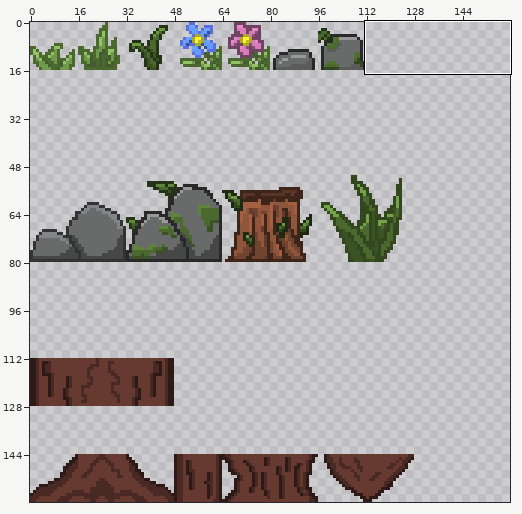
File history of a sprite sheet, Assets/Environment/Jungle_Tileset.png. The first picture is a wide view before the edit; the outline marks the close-up.
Close-up. Before:
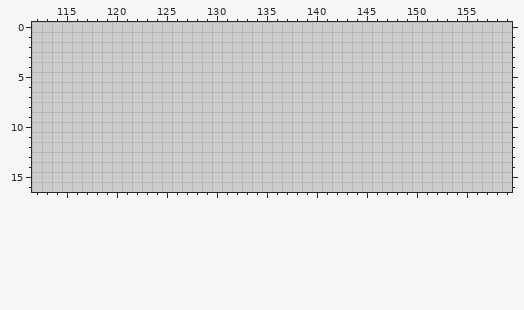
The file is 160x160 pixels. Colours within 5 levels of each other are drawn and written as one. Shown: x 112..159, y 0..16. The commit also changed other parts of the picture, which this record leaves out.
Now the later version:
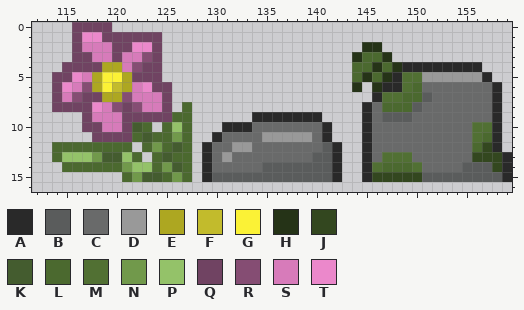
Palette (. is transparent): A #292929  B #5a5c5c  C #696a6a  D #999999  E #ada721  F #c2bb2c  G #fbf236  H #253317  J #33471f  K #445c2f  L #4b692f  M #517033  N #71994b  P #94c269  Q #704362  R #854d73  S #d77bba  T #eb88cb
Change:
@@ x 112..159 @@
- 0 ................................................
- 1 ................................................
- 2 ................................................
- 3 ................................................
- 4 ................................................
- 5 ................................................
- 6 ................................................
- 7 ................................................
- 8 ................................................
- 9 ................................................
-10 ................................................
-11 ................................................
-12 ................................................
-13 ................................................
-14 ................................................
-15 ................................................
+ 0 ....QQQQ........................................
+ 1 ....QTTQQQQQQ...................................
+ 2 ....QSSSQQTTQ....................HH.............
+ 3 ....QQSSQSSRQ...................HLLH............
+ 4 ...QQQQEESRQQ...................LLHLHAAAAAAAA...
+ 5 ..QQTSEGGEQQQ...................LHLHAMMDDDDDDA..
+ 6 ..QTSREGFESTQQ..................H.HAAMLCCCCCCCA.
+ 7 ..QSRQQEERSSSQ....................AMMLLBCCCCCCA.
+ 8 ..QQQQTSRQRSSQ.L.................ACLLLBCCCCCCCA.
+ 9 .....QSSSQQQQQLL......AAAAAAA....ACBBBCCCCCCCCA.
+10 .....QQSSQKL.LPL...AAACCCCCCCA...ACCCCCCCCCCMMA.
+11 ......QQQQLKLLNL..ACCCCDDDDDCA...ACCCCCCCCCCMLA.
+12 ..LLLLLLLL.LNLKL.ACCDDCCCCCCCBA..ACCCCCCCCCCLJA.
+13 ..LPPPNKKPL.LKLL.ACDCCCCCCCCBBA..ACMMMCCCCCCJJJA
+14 ...LLLLLLNPPLNKL.ACCCCCBBBBBBBA..AMLLLMCCCCBBBJA
+15 .........LNKKLNL.ABBBBBBBBBBBBA..AJJJJJBBBBBBBBA
 16 ................................................
Where, in picture pixels (left, top, right, bottom), the same in both close-ups:
added: (52, 22, 512, 182)
